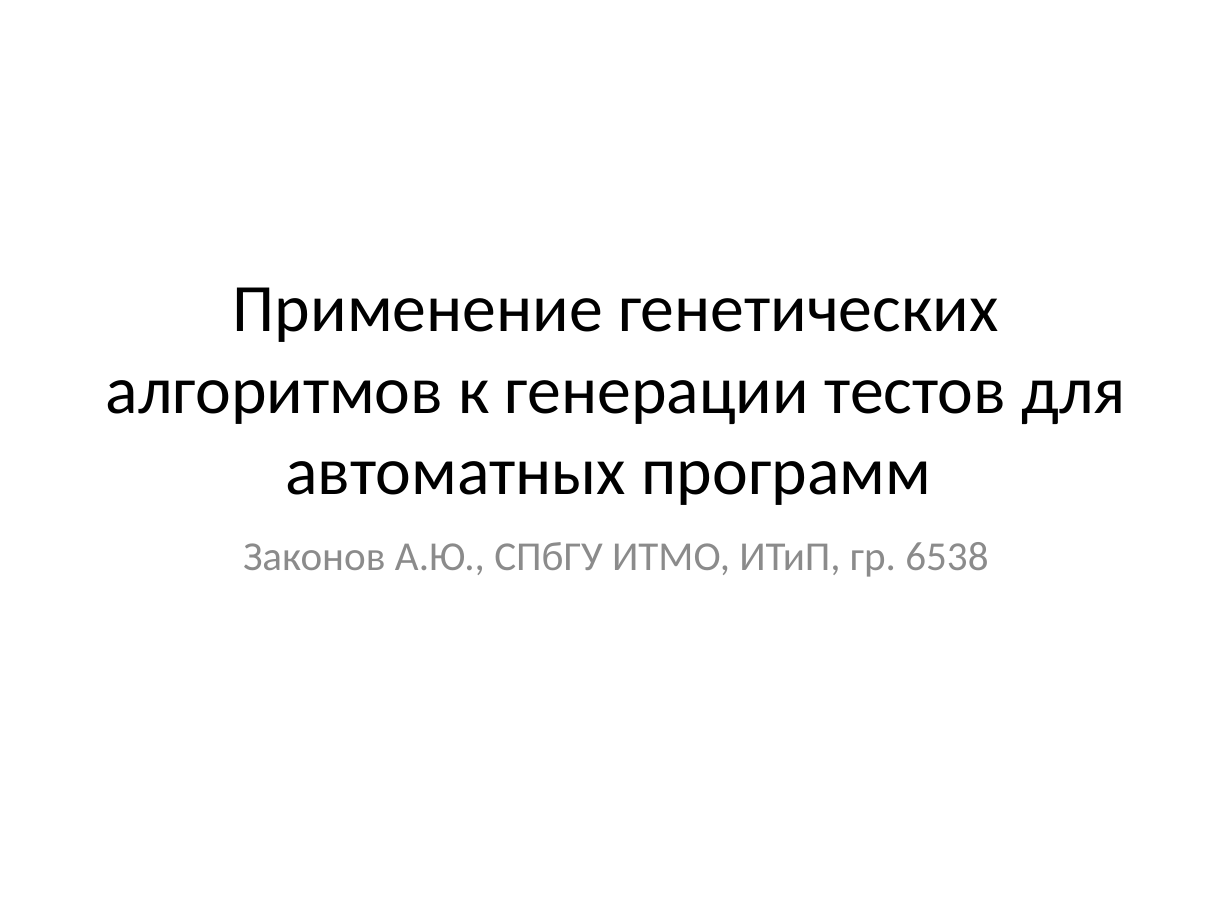
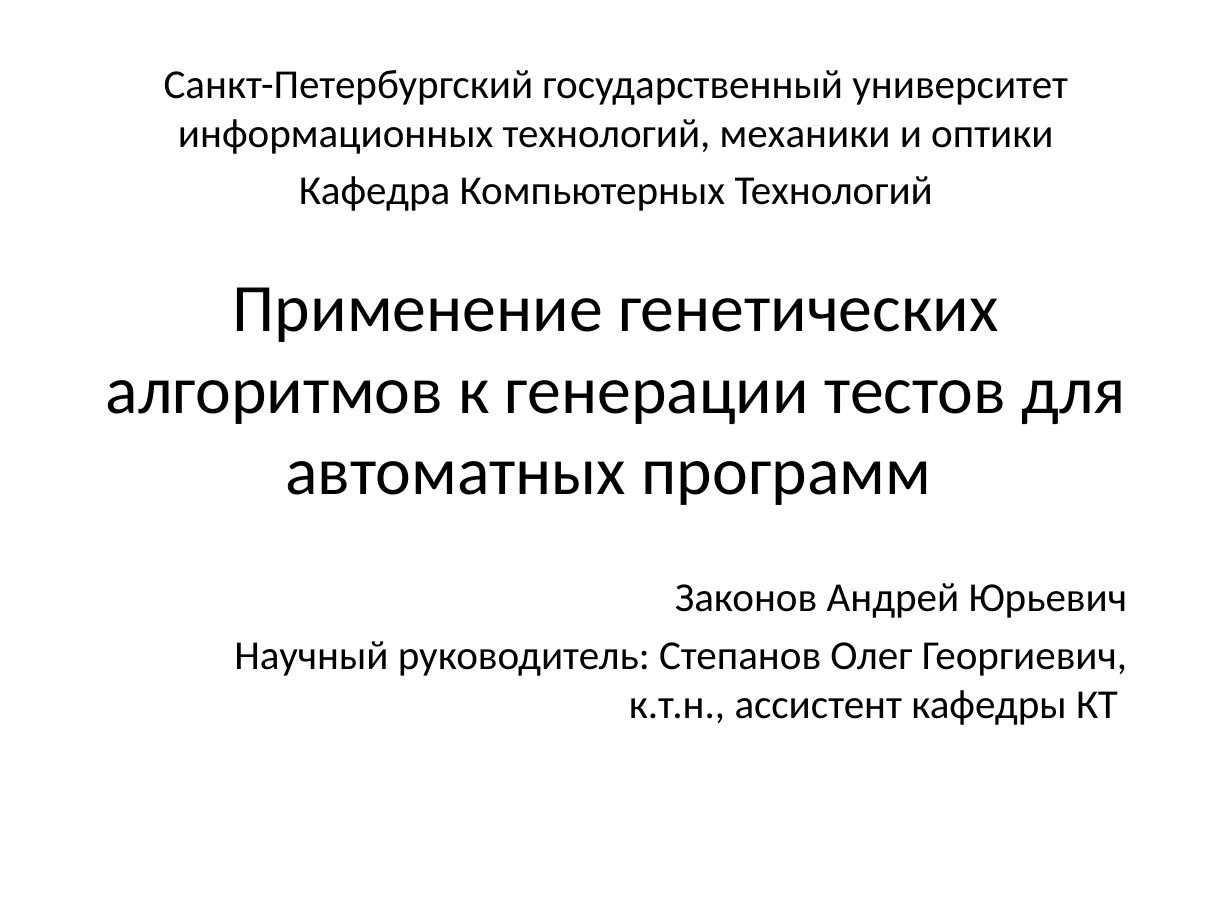
Before and after one commit to nohoper/masters, a slide deck: slide 1 of kmu.pptx. Drawn at 1232x924 pixels with LibreOffice and Linux fonts; fonts in the diff are those of the drawing. Boxes give left, top, right and bottom in pixels: in the first picture for what was removed or moved away, otherwise in the second. Text is boxed around its words. In the diff, an @@ line names an element or a change of style, - is before the commit and + after.

```diff
--- a/kmu.pptx
+++ b/kmu.pptx
@@ text added at <box>164,70,1068,211</box>, 24 pt, text #000000 @@
+Санкт-Петербургский государственный университет информационных технологий, механики и оптики
+Кафедра Компьютерных Технологий
@@ subtitle at <box>234,583,1127,725</box>: text changed; text colour #8C8C8C to #000000 @@
-Законов А.Ю., СПбГУ ИТМО, ИТиП, гр. 6538
+Законов Андрей Юрьевич
+Научный руководитель: Степанов Олег Георгиевич, к.т.н., ассистент кафедры КТ
```
Also in this commit, not shown: 19 other slides changed, 2 slides removed.
